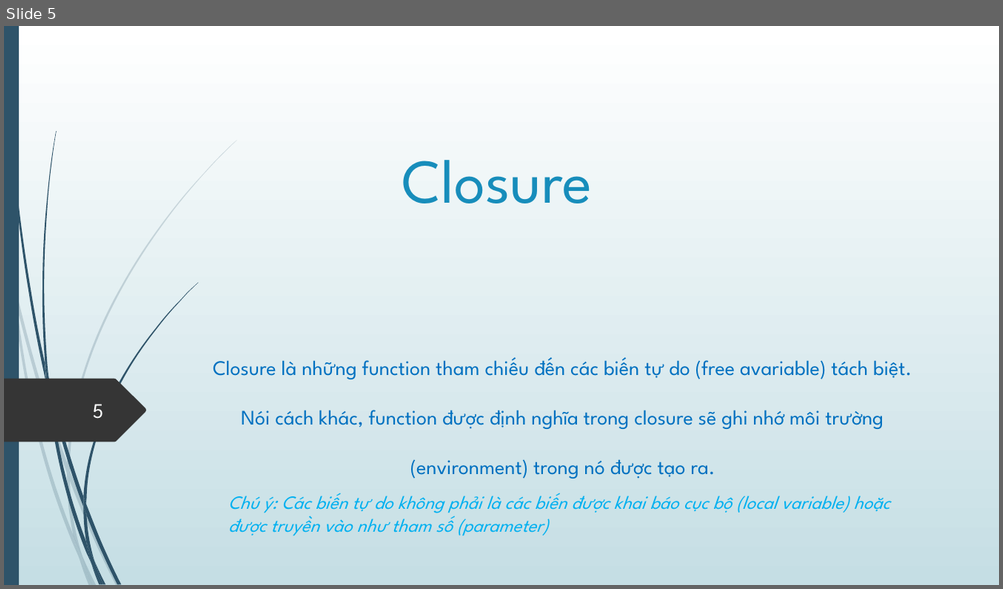
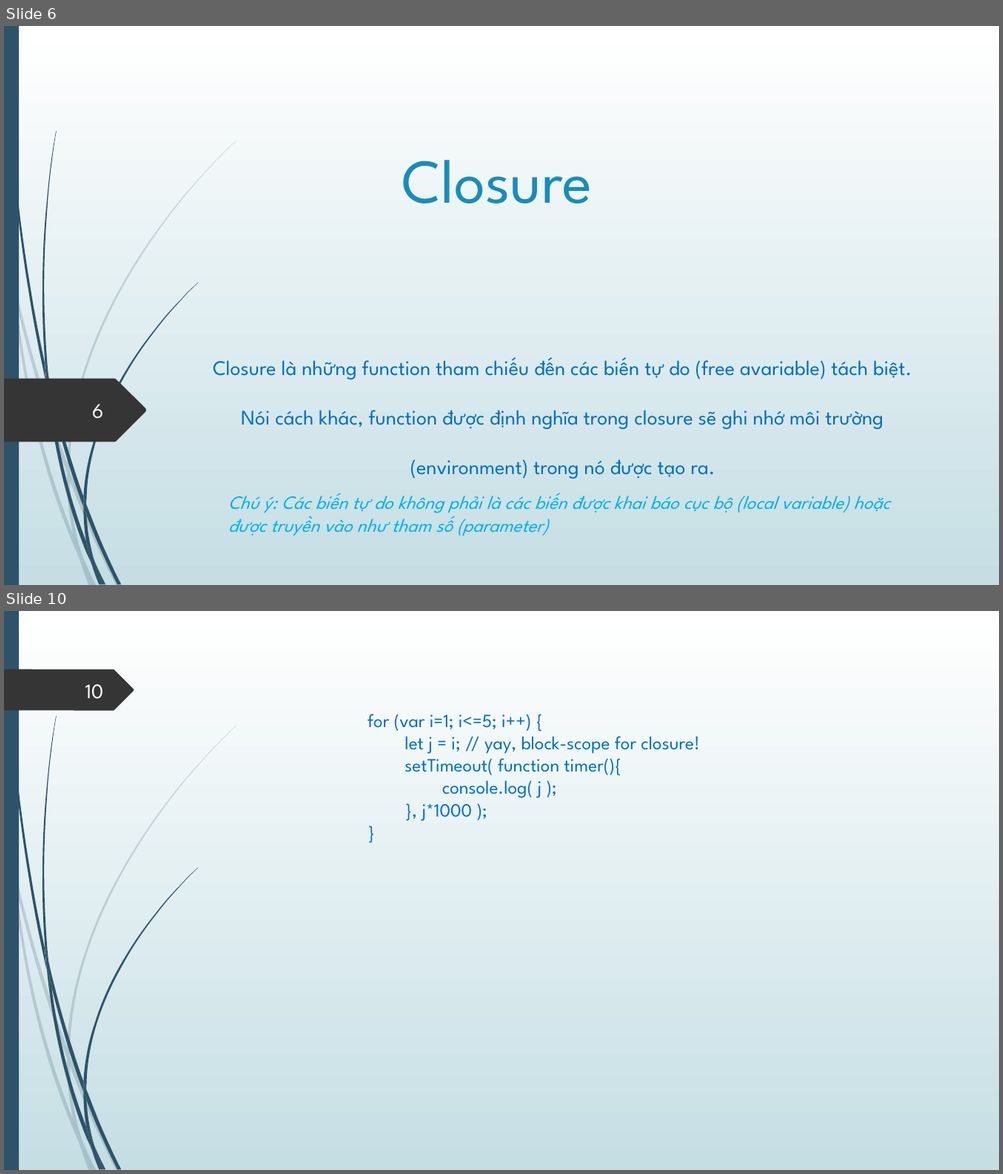
Before and after one commit to lionheartmettle/Bai-Tap-JS-TungNT72-, a slide deck: Slide/TungNT72 Hoisting vs Closure.pptx. Shown one above the other, each under a label of ours: slide 5 before the commit, slides 6 and 10 after it; the slides between them are not shown. The pictures are 1003x589 and 1003x1174 pixels, drawn with LibreOffice and Linux fonts; fonts in the diff are those of the drawing. Boxes give left, top, right and bottom in pixels: in the first picture for what was removed or moved away, otherwise in the second. Text is boxed around its words. In the diff, an @@ line names an element or a change of style, - is before the commit and + after.

```diff
--- a/Slide/TungNT72 Hoisting vs Closure.pptx
+++ b/Slide/TungNT72 Hoisting vs Closure.pptx
@@ slide 10 added at [4,611,999,1170], background gradient #FFFFFF to #C5DEE5; not listed: 23 template elements that a slide beside it also shows @@
@@ freeform shape added at [4,669,134,710], fill #353535 @@
@@ page number added at [85,684,104,699], 20 pt, text #FEFFFF @@
+10
@@ text added at [367,714,699,821], 18 pt, text #0070C0 @@
+for (var i=1; i<=5; i++) {
+let j = i; // yay, block-scope for closure!
+setTimeout( function timer(){
+console.log( j );
+}, j*1000 );
+}
@@ what was slide 5 is now slide 6 @@
@@ page number at [92,404,103,419]: text changed @@
-5
+6
```
Also in this commit, not shown: 5 slides changed, 3 other slides added, 21 other files.
